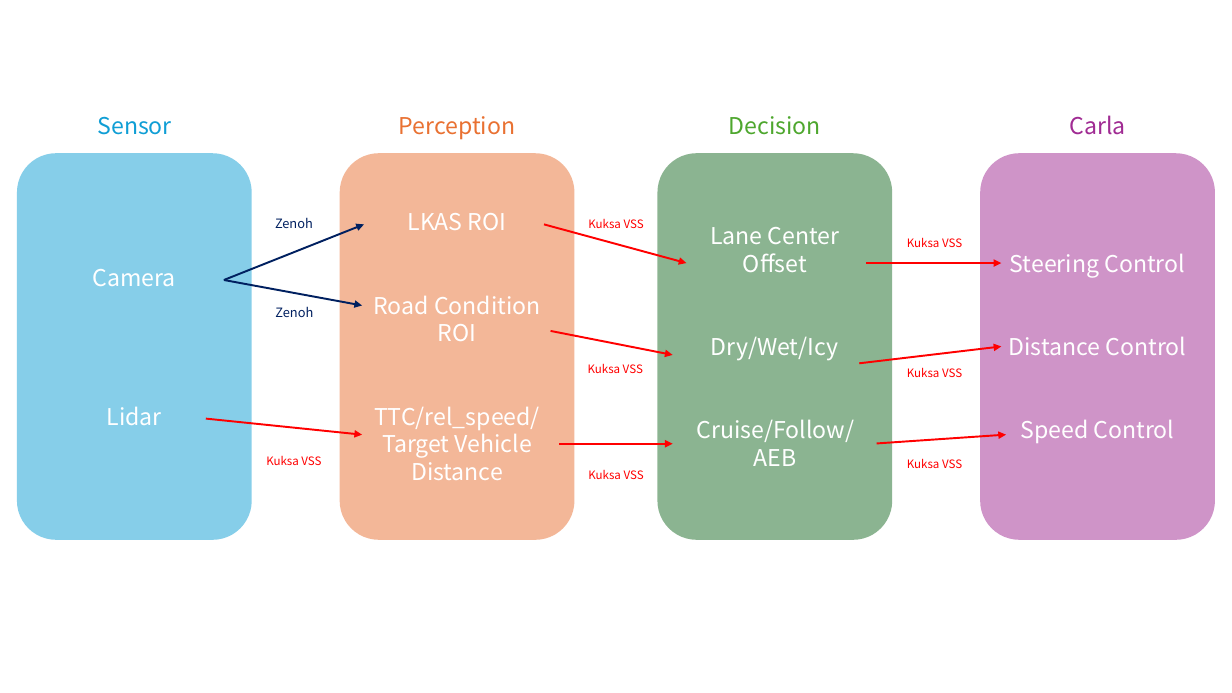
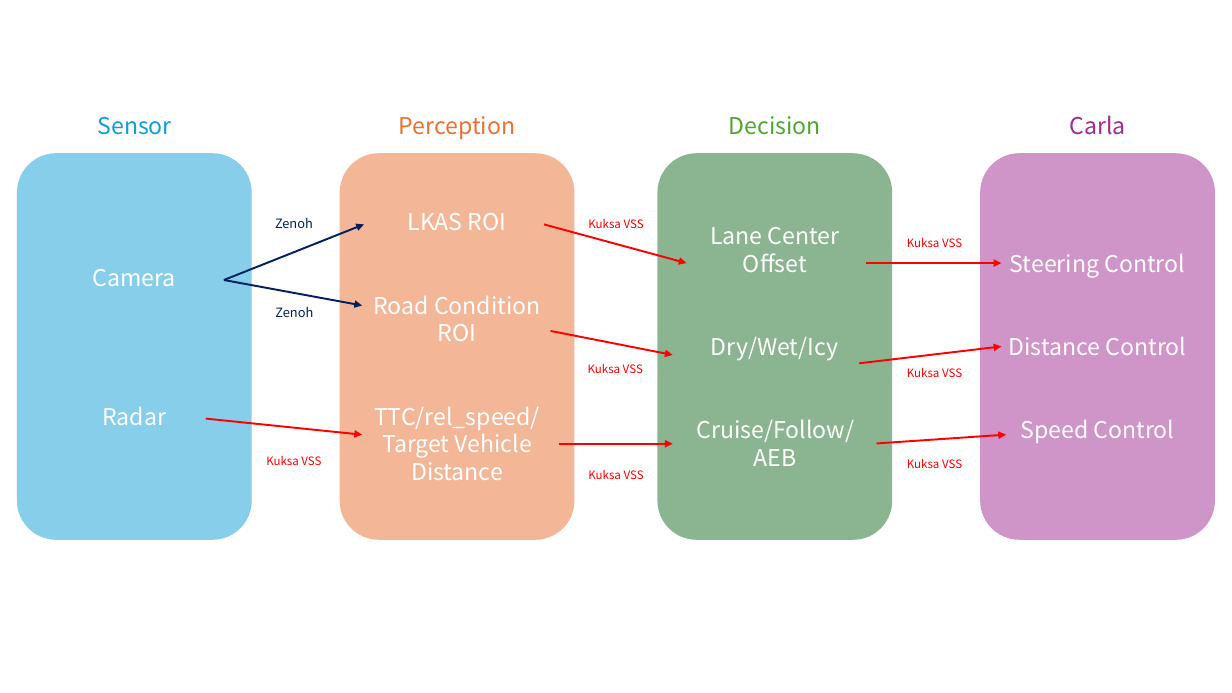
Before and after one commit to Changseok-Oh29/Eclipse_Hackathon_RSD, a slide deck: slide 5 of docs/Eclipse_system_architecture.pptx (slide 1 before the commit). Drawn at 1232x693 pixels with LibreOffice and Linux fonts; fonts in the diff are those of the drawing. Boxes give left, top, right and bottom in pixels: in the first picture for what was removed or moved away, otherwise in the second. Text is boxed around its words. In the diff, an @@ line names an element or a change of style, - is before the commit and + after.

```diff
--- a/docs/Eclipse_system_architecture.pptx
+++ b/docs/Eclipse_system_architecture.pptx
@@ text in rounded rectangle at (x1=102, y1=406, x2=166, y2=425): text changed @@
-Lidar
+Radar
```
Also in this commit, not shown: 4 slides added, 1 other file.
